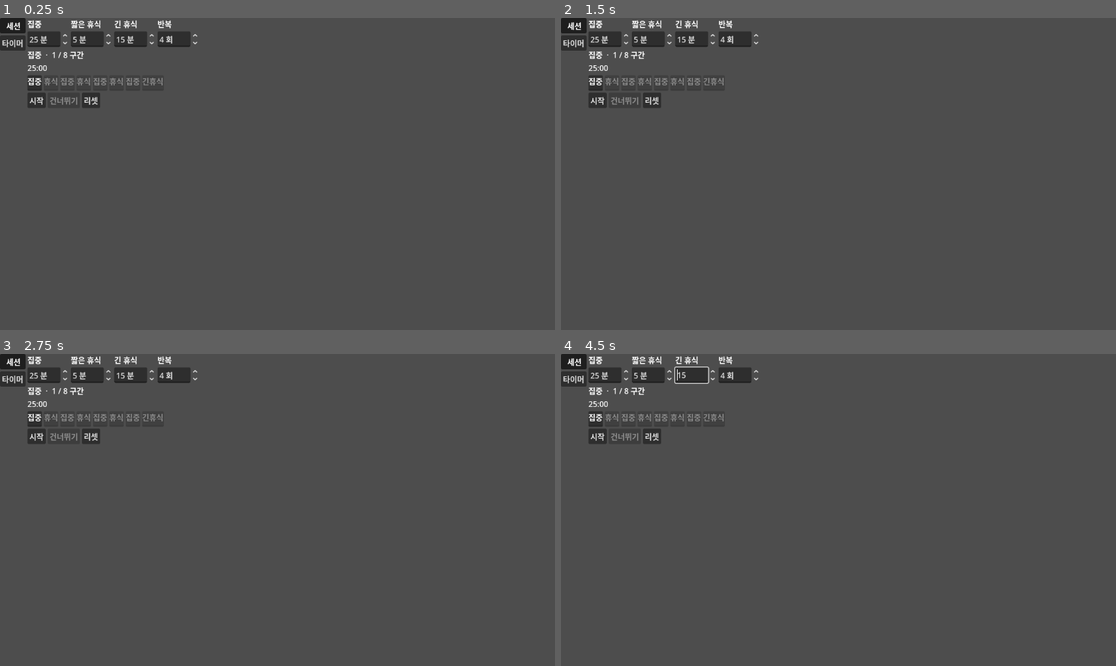
Above: before the commit, frames 1-4 (two rows, left to right).
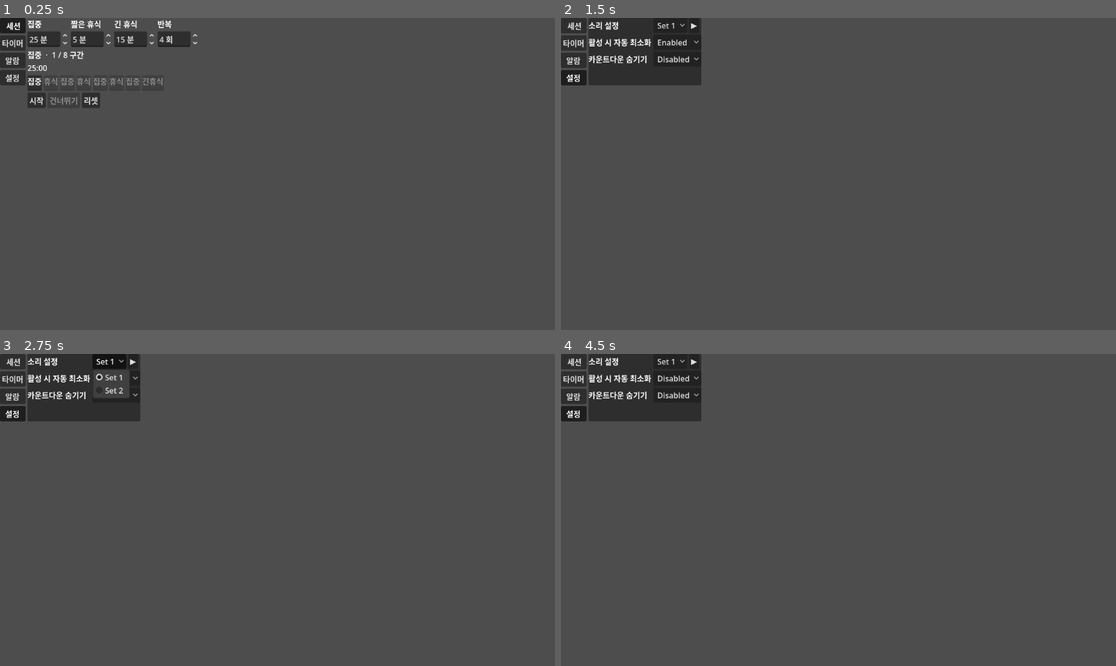
Above: after the commit, the same moments.

Repository: gee03143/voyager
Game: Godot game, scene res://scenes/timer/clock_tab.tscn
Same seed, same stepped clock (60 frames per second), same inputs: the game is played once before the commit and once after it. This scene is started directly instead of the project's main scene.
Inputs (mouse positions are in pixels of both pictures, inside the frame that each line leads up to):
- Up to frame 1 (0.25 s): no input
- Up to frame 2 (1.5 s): click (572, 61) at 0.5 s, where only the run after the commit has a clickable "알람"; click (572, 77) at 1.25 s, where only the run after the commit has a clickable "설정"
- Up to frame 3 (2.75 s): click (111, 360) at 2 s, where only the run after the commit has a clickable "Set 1"
- Up to frame 4 (4.5 s): click (694, 360) at 2.75 s, where only the run after the commit has a clickable "▶"; click (677, 378) at 3.5 s, where only the run after the commit has a clickable "Enabled"; click (677, 394) at 4.25 s, where only the run after the commit has a clickable "Disabled"

The runs differ from the first frame. In frame 1, 0.4% of the frame differs, in the area x 0-5%, y 11-22%; in frame 2, 4.6%; in frame 3, 4.3%; in frame 4, 4.6%, in the area x 0-36%, y 0-29%.

Commit message:
시계 메뉴에 설정 탭 추가
* 알람 시작/종료 시 효과음 설정
* 카운트다운 라벨 비지빌리티 설정
* 집중 시작 시 자동 최소화 옵션 설정
* 일반 타이머와 포모 타이머의 공통 로직을 ClockToolView로 이동

Diff:
--- /dev/null
+++ b/scenes/timer/AlarmRow.tscn
@@ -0,0 +1,42 @@
+[gd_scene format=3 uid="uid://bvhnacto7xgw8"]
+
+[ext_resource type="Script" uid="uid://cs63mhncy7ykh" path="res://scripts/timer/alarm/alarm_row.gd" id="1_24chh"]
+
+[node name="AlarmRow" type="PanelContainer" unique_id=930500851]
+offset_right = 40.0
+offset_bottom = 40.0
+script = ExtResource("1_24chh")
+
+[node name="HBox" type="HBoxContainer" parent="." unique_id=1347215076]
+layout_mode = 2
+
+[node name="HourSpin" type="SpinBox" parent="HBox" unique_id=239337183]
+layout_mode = 2
+min_value = 1.0
+max_value = 12.0
+value = 1.0
+
+[node name="MinuteSpin" type="SpinBox" parent="HBox" unique_id=864338635]
+layout_mode = 2
+max_value = 59.0
+
+[node name="AmPmOption" type="OptionButton" parent="HBox" unique_id=1802484407]
+layout_mode = 2
+selected = 0
+item_count = 2
+popup/item_0/text = "AM"
+popup/item_0/id = 0
+popup/item_1/text = "PM"
+popup/item_1/id = 1
+
+[node name="NameEdit" type="LineEdit" parent="HBox" unique_id=697522623]
+layout_mode = 2
+placeholder_text = "My Alarm"
+alignment = 3
+
+[node name="EnabledToggle" type="CheckButton" parent="HBox" unique_id=58698495]
+layout_mode = 2
+
+[node name="DeleteButton" type="Button" parent="HBox" unique_id=467228259]
+layout_mode = 2
+text = "X"
--- /dev/null
+++ b/scenes/timer/AlarmView.tscn
@@ -0,0 +1,17 @@
+[gd_scene format=3 uid="uid://bw6mwyph0cd2q"]
+
+[ext_resource type="Script" uid="uid://cxjdgyhcfybif" path="res://scripts/timer/alarm/alarm_view.gd" id="1_o5vqa"]
+
+[node name="AlarmView" type="VBoxContainer" unique_id=1237746273]
+offset_left = 68.0
+offset_top = 41.0
+offset_right = 108.0
+offset_bottom = 81.0
+script = ExtResource("1_o5vqa")
+
+[node name="List" type="VBoxContainer" parent="." unique_id=792546251]
+layout_mode = 2
+
+[node name="AddButton" type="Button" parent="." unique_id=1768961754]
+layout_mode = 2
+text = "새 알림 추가"
--- a/scenes/timer/clock_tab.tscn
+++ b/scenes/timer/clock_tab.tscn
@@ -3,6 +3,8 @@
 [ext_resource type="PackedScene" uid="uid://bt2r4k76lwg1r" path="res://scenes/timer/PromoTimer.tscn" id="1_7acyi"]
 [ext_resource type="Script" uid="uid://rqx7h6rhy827" path="res://scripts/timer/clock_tab.gd" id="1_x1od2"]
 [ext_resource type="PackedScene" uid="uid://jfww1o0hswu7" path="res://scenes/timer/NormalTimer.tscn" id="2_x1od2"]
+[ext_resource type="PackedScene" uid="uid://bw6mwyph0cd2q" path="res://scenes/timer/AlarmView.tscn" id="4_1c1or"]
+[ext_resource type="PackedScene" uid="uid://bixwrmbaykoda" path="res://scenes/timer/settings_view.tscn" id="5_j8guo"]
 
 [node name="ClockTab" type="HBoxContainer" unique_id=1281600236]
 offset_right = 40.0
@@ -20,6 +22,14 @@
 layout_mode = 2
 text = "타이머"
 
+[node name="AlarmButton" type="Button" parent="NavBar" unique_id=216339813]
+layout_mode = 2
+text = "알람"
+
+[node name="SettingButton" type="Button" parent="NavBar" unique_id=1844104058]
+layout_mode = 2
+text = "설정"
+
 [node name="Pages" type="TabContainer" parent="." unique_id=2083036606]
 layout_mode = 2
 current_tab = 0
@@ -33,3 +43,13 @@
 visible = false
 layout_mode = 2
 metadata/_tab_index = 1
+
+[node name="AlarmView" parent="Pages" unique_id=1237746273 instance=ExtResource("4_1c1or")]
+visible = false
+layout_mode = 2
+metadata/_tab_index = 2
+
+[node name="SettingsView" parent="Pages" unique_id=1076172766 instance=ExtResource("5_j8guo")]
+visible = false
+layout_mode = 2
+metadata/_tab_index = 3
--- /dev/null
+++ b/scenes/timer/settings_view.tscn
@@ -0,0 +1,57 @@
+[gd_scene format=3 uid="uid://bixwrmbaykoda"]
+
+[ext_resource type="Script" uid="uid://brjnvgbkk8wqd" path="res://scripts/timer/settings_view.gd" id="1_f40fm"]
+
+[node name="SettingsView" type="VBoxContainer" unique_id=1076172766]
+offset_right = 40.0
+offset_bottom = 40.0
+script = ExtResource("1_f40fm")
+
+[node name="Grid" type="GridContainer" parent="." unique_id=2027710573]
+layout_mode = 2
+columns = 2
+
+[node name="SoundLabel" type="Label" parent="Grid" unique_id=184301445]
+layout_mode = 2
+text = "소리 설정"
+
+[node name="SoundRow" type="HBoxContainer" parent="Grid" unique_id=953800017]
+layout_mode = 2
+
+[node name="SoundSetOption" type="OptionButton" parent="Grid/SoundRow" unique_id=1138641599]
+layout_mode = 2
+item_count = 2
+popup/item_0/text = "Set 1"
+popup/item_0/id = 0
+popup/item_1/text = "Set 2"
+popup/item_1/id = 1
+
+[node name="PreviewButton" type="Button" parent="Grid/SoundRow" unique_id=1694856664]
+layout_mode = 2
+text = "▶"
+
+[node name="Label" type="Label" parent="Grid" unique_id=1846822024]
+layout_mode = 2
+text = "활성 시 자동 최소화"
+
+[node name="AutoMinimizeOption" type="OptionButton" parent="Grid" unique_id=2135390619]
+layout_mode = 2
+selected = 1
+item_count = 2
+popup/item_0/text = "Disabled"
+popup/item_0/id = 0
+popup/item_1/text = "Enabled"
+popup/item_1/id = 1
+
+[node name="Label2" type="Label" parent="Grid" unique_id=955685233]
+layout_mode = 2
+text = "카운트다운 숨기기"
+
+[node name="HideCountdownOption" type="OptionButton" parent="Grid" unique_id=1413186036]
+layout_mode = 2
+selected = 0
+item_count = 2
+popup/item_0/text = "Disabled"
+popup/item_0/id = 0
+popup/item_1/text = "Enabled"
+popup/item_1/id = 1
--- a/scripts/data/app_settings.gd
+++ b/scripts/data/app_settings.gd
@@ -1,5 +1,7 @@
 class_name AppSettings
-extends RefCounted  #노드가 아닌 순수 데이터 객체(자동 메모리 관리)
+extends RefCounted
+
+signal changed                          # 설정 변경 → 저장 + 뷰 전파
 
 # 포모 세션 설정
 var focus_seconds: float = 25 * 60
@@ -8,6 +10,11 @@
 var total_focus_count: int = 4
 var timer_seconds: float = 5 * 60
 
+# 시계 탭 공통 세팅
+var hide_countdown: bool = false        # 카운트다운 숨기기
+var auto_minimize: bool = true         # 활성 시 자동 최소화 (플래그만, 효과는 Week 7)
+var sound_set: int = 0                 # 알람 소리 종류
+
 func to_dict() -> Dictionary:
 	return {
 		"focus_seconds": focus_seconds,
@@ -15,6 +22,9 @@
 		"long_break_seconds": long_break_seconds,
 		"total_focus_count": total_focus_count,
 		"timer_seconds": timer_seconds,
+		"hide_countdown": hide_countdown,
+		"auto_minimize": auto_minimize,
+		"sound_set": sound_set,
 	}
 
 func from_dict(d: Dictionary) -> void:
@@ -24,3 +34,6 @@
 	long_break_seconds = d.get("long_break_seconds", long_break_seconds)
 	total_focus_count = max(1, int(d.get("total_focus_count", total_focus_count)))
 	timer_seconds = d.get("timer_seconds", timer_seconds)
+	hide_countdown = bool(d.get("hide_countdown", hide_countdown))
+	auto_minimize = bool(d.get("auto_minimize", auto_minimize))
+	sound_set = int(d.get("sound_set", sound_set))
--- a/scripts/data/save.gd
+++ b/scripts/data/save.gd
@@ -4,17 +4,24 @@
 const VERSION := 1
 
 var settings := AppSettings.new()
+var alarms: Array[Alarm] = []
 
 func _ready() -> void:
 	if FileAccess.file_exists(SAVE_PATH):
 		load_game()
 	else:
 		save_game()
+	settings.changed.connect(save_game)
 
 func save_game() -> void:
+	var alarm_dicts := []
+	for a in alarms:
+		alarm_dicts.append(a.to_dict())
+
 	var data := {
 		"version": VERSION,
-		"settings": settings.to_dict()
+		"settings": settings.to_dict(),
+		"alarms": alarm_dicts,
 	}
 	var file := FileAccess.open(SAVE_PATH, FileAccess.WRITE)
 	if file == null:
@@ -39,3 +46,8 @@
 	var s = parsed.get("settings", {})
 	if typeof(s) == TYPE_DICTIONARY:
 		settings.from_dict(s)
+
+	alarms.clear()
+	for d in parsed.get("alarms", []):
+		if typeof(d) == TYPE_DICTIONARY:
+			alarms.append(Alarm.from_dict(d))
--- /dev/null
+++ b/scripts/timer/alarm/alarm.gd
@@ -0,0 +1,18 @@
+class_name Alarm
+extends RefCounted
+
+var hour: int = 8
+var minute: int = 0
+var enabled: bool = true
+var label: String = ""
+
+func to_dict() -> Dictionary:
+	return {"hour": hour, "minute": minute, "enabled": enabled, "label": label}
+
+static func from_dict(d: Dictionary) -> Alarm:
+	var a := Alarm.new()
+	a.hour = int(d.get("hour", 8))
+	a.minute = int(d.get("minute", 0))
+	a.enabled = bool(d.get("enabled", true))
+	a.label = str(d.get("label", ""))
+	return a
--- /dev/null
+++ b/scripts/timer/alarm/alarm_clock.gd
@@ -0,0 +1,29 @@
+class_name AlarmClock
+extends Node
+
+signal alarm_triggered(alarm: Alarm)
+
+var alarms: Array[Alarm] = []
+var _last_minute: int = -1
+
+func _ready() -> void:
+	_last_minute = _current_minute()    # 시작한 분은 발화 안 함
+
+	var t := Timer.new()
+	t.wait_time = 1.0
+	t.autostart = true
+	add_child(t)
+	t.timeout.connect(_check)
+
+func _current_minute() -> int:
+	var now := Time.get_time_dict_from_system()
+	return now.hour * 60 + now.minute
+
+func _check() -> void:
+	var m := _current_minute()
+	if m == _last_minute:
+		return                          # 같은 분 → 아무것도 안 함
+	_last_minute = m                    # 새 분 진입
+	for a in alarms:
+		if a.enabled and a.hour * 60 + a.minute == m:
+			alarm_triggered.emit(a)
--- /dev/null
+++ b/scripts/timer/alarm/alarm_row.gd
@@ -0,0 +1,42 @@
+class_name AlarmRow
+extends PanelContainer
+
+signal changed
+signal delete_requested(row: AlarmRow)
+
+@onready var hour_spin: SpinBox = $HBox/HourSpin
+@onready var minute_spin: SpinBox = $HBox/MinuteSpin
+@onready var ampm_option: OptionButton = $HBox/AmPmOption
+@onready var name_edit: LineEdit = $HBox/NameEdit
+@onready var enabled_toggle: CheckButton = $HBox/EnabledToggle
+@onready var delete_button: Button = $HBox/DeleteButton
+
+func _ready() -> void:
+	hour_spin.value_changed.connect(func(_v): changed.emit())
+	minute_spin.value_changed.connect(func(_v): changed.emit())
+	ampm_option.item_selected.connect(func(_i): changed.emit())
+	name_edit.text_changed.connect(func(_t): changed.emit())
+	enabled_toggle.toggled.connect(func(_p): changed.emit())
+	delete_button.pressed.connect(func(): delete_requested.emit(self))
+
+# Data -> UI
+func setup(alarm: Alarm) -> void:
+	var h12 := alarm.hour % 12
+	if h12 == 0:
+		h12 = 12
+	hour_spin.value = h12
+	minute_spin.value = alarm.minute
+	ampm_option.select(1 if alarm.hour >= 12 else 0)
+	name_edit.text = alarm.label
+	enabled_toggle.button_pressed = alarm.enabled
+
+# UI -> Data
+func get_data() -> Alarm:
+	var a := Alarm.new()
+	a.hour = int(hour_spin.value) % 12
+	if ampm_option.selected == 1:    # PM
+		a.hour += 12
+	a.minute = int(minute_spin.value)
+	a.enabled = enabled_toggle.button_pressed
+	a.label = name_edit.text
+	return a
--- /dev/null
+++ b/scripts/timer/alarm/alarm_view.gd
@@ -0,0 +1,63 @@
+extends VBoxContainer
+
+const ALARM_ROW := preload("res://scenes/timer/AlarmRow.tscn")
+const SAVE_DEBOUNCE := 0.5
+
+@onready var list: VBoxContainer = $List
+@onready var add_button: Button = $AddButton
+
+var _rows: Array[AlarmRow] = []
+var _save_timer: Timer
+var _alarm_clock: AlarmClock # 추후 알람 탭이 아닌 Autoload로 올려 앱 전역에서 알람 트리거 고려
+
+func _ready() -> void:
+	_save_timer = Timer.new()
+	_save_timer.one_shot = true
+	_save_timer.wait_time = SAVE_DEBOUNCE
+	add_child(_save_timer)
+	_save_timer.timeout.connect(func(): Save.save_game())
+
+	add_button.pressed.connect(_on_add_pressed)
+
+	for alarm in Save.alarms:        # 저장된 알람 복원
+		_add_row(alarm)
+
+	_alarm_clock = AlarmClock.new()
+	add_child(_alarm_clock)
+	_alarm_clock.alarms = Save.alarms
+	_alarm_clock.alarm_triggered.connect(_on_alarm_triggered)
+
+func _add_row(alarm: Alarm) -> void:
+	var row := ALARM_ROW.instantiate() as AlarmRow
+	list.add_child(row)              # 트리에 먼저 → @onready 준비
+	row.setup(alarm)                 # (changed 연결 '전'이라 setup 이 저장 안 유발)
+	row.changed.connect(_on_list_changed)
+	row.delete_requested.connect(_on_row_delete)
+	_rows.append(row)
+
+func _on_add_pressed() -> void:
+	_add_row(_new_alarm_now())            # 현재 시각으로 새 알
+	_on_list_changed()                    # 새 알람 저장
+
+func _new_alarm_now() -> Alarm:
+	var now := Time.get_time_dict_from_system()   # {hour, minute, second} (24시간)
+	var a := Alarm.new()
+	a.hour = now.hour
+	a.minute = now.minute
+	return a
+
+func _on_row_delete(row: AlarmRow) -> void:
+	_rows.erase(row)
+	row.queue_free()
+	_on_list_changed()
+
+func _on_list_changed() -> void:
+	# 행 전체 → Save.alarms 스냅샷 (메모리 즉시)
+	Save.alarms.clear()
+	for r in _rows:
+		Save.alarms.append(r.get_data())
+	_save_timer.start()              # 디스크 저장은 디바운스
+
+func _on_alarm_triggered(alarm: Alarm) -> void:
+	Sound.play_set(Save.settings.sound_set)
+	print("[알람] %02d:%02d  %s" % [alarm.hour, alarm.minute, alarm.label])
--- /dev/null
+++ b/scripts/timer/clock_tool_view.gd
@@ -0,0 +1,23 @@
+class_name ClockToolView
+extends Control
+
+@onready var display: CountdownDisplay = $VBox/Display
+
+# 하위 클래스가 _ready 에서 호출
+func _init_clock_tool() -> void:
+	Save.settings.changed.connect(_apply_settings)
+	_apply_settings()
+
+func _apply_settings() -> void:
+	display.visible = not Save.settings.hide_countdown
+
+func _try_minimize() -> void:
+	if _is_active() and Save.settings.auto_minimize:
+		print("[자동 최소화] 미니 모드로 전환 (Week 7 구현 예정)")
+
+func _play_alert() -> void:
+	Sound.play_set(Save.settings.sound_set)
+
+# 하위 클래스가 override — 활성(돌고 있는지) 판단
+func _is_active() -> bool:
+	return false
--- a/scripts/timer/normaltimer/timer_view.gd
+++ b/scripts/timer/normaltimer/timer_view.gd
@@ -1,9 +1,8 @@
-extends Control
+extends ClockToolView
 
 @onready var hours_spin: SpinBox = $VBox/TimeInput/HoursSpin
 @onready var minutes_spin: SpinBox = $VBox/TimeInput/MinutesSpin
 @onready var seconds_spin: SpinBox = $VBox/TimeInput/SecondsSpin
-@onready var display: CountdownDisplay = $VBox/Display
 @onready var start_button: Button = $VBox/Buttons/StartButton
 @onready var reset_button: Button = $VBox/Buttons/ResetButton
 
@@ -29,6 +28,8 @@
 
 	_apply_duration()
 
+	_init_clock_tool()
+
 func _input_seconds() -> float:
 	return hours_spin.value * 3600.0 + minutes_spin.value * 60.0 + seconds_spin.value
 
@@ -50,6 +51,8 @@
 		_timer.start()
 		if not was_started and _timer.started:
 			_save_settings()
+			_play_alert()
+			_try_minimize()
 	_refresh_controls()
 
 func _save_settings() -> void:
@@ -66,6 +69,7 @@
 func _on_finished() -> void:
 	print("타이머 완료!")
 	_refresh_controls()
+	_play_alert()
 
 func _refresh_controls() -> void:
 	var running := _timer.is_running()
@@ -77,3 +81,6 @@
 	hours_spin.editable = is_standby
 	minutes_spin.editable = is_standby
 	seconds_spin.editable = is_standby
+
+func _is_active() -> bool:
+	return _timer.is_running()
--- a/scripts/timer/pomo/pomodoro_view.gd
+++ b/scripts/timer/pomo/pomodoro_view.gd
@@ -1,10 +1,9 @@
-extends Control
+extends ClockToolView
 
 const SEGMENT_CHIP := preload("res://scenes/timer/PomoSegmentChip.tscn")
 
 @onready var pomodoro: Pomodoro = $Pomodoro
 @onready var phase_label: Label = $VBox/PhaseLabel
-@onready var display: CountdownDisplay = $VBox/Display
 @onready var timeline: HBoxContainer = $VBox/Timeline
 @onready var start_button: Button = $VBox/Buttons/StartButton
 @onready var skip_button: Button = $VBox/Buttons/SkipButton
@@ -39,6 +38,8 @@
 
 	_configure_pomodoro()
 
+	_init_clock_tool()
+
 func _configure_pomodoro() -> void:
 	pomodoro.focus_seconds = focus_spin.value * 60.0
 	pomodoro.short_break_seconds = short_break_spin.value * 60.0
@@ -66,6 +67,8 @@
 		pomodoro.start()
 		if fresh:
 			_save_settings()
+			_play_alert()
+			_try_minimize()
 	_refresh_controls()
 
 func _on_skip_pressed() -> void:
@@ -97,6 +100,7 @@
 	display.render(0.0)
 	_update_chip_states()
 	_refresh_controls()
+	_play_alert()
 
 func _refresh_controls() -> void:
 	start_button.text = "일시정지" if pomodoro.is_running() else "시작"
@@ -140,3 +144,6 @@
 		Pomodoro.SegmentType.LONG_BREAK:
 			return "긴 휴식"
 	return "집중"
+
+func _is_active() -> bool:
+	return pomodoro.is_running()
--- /dev/null
+++ b/scripts/timer/settings_view.gd
@@ -0,0 +1,34 @@
+extends VBoxContainer
+
+@onready var auto_minimize_option: OptionButton = $Grid/AutoMinimizeOption
+@onready var hide_countdown_option: OptionButton = $Grid/HideCountdownOption
+@onready var sound_set_option: OptionButton = $Grid/SoundRow/SoundSetOption
+@onready var preview_button: Button = $Grid/SoundRow/PreviewButton
+
+# Called when the node enters the scene tree for the first time.
+func _ready() -> void:
+	# 초기값 = Save (select 는 item_selected 를 안 쏘므로 순서 무관)
+	auto_minimize_option.select(1 if Save.settings.auto_minimize else 0)
+	hide_countdown_option.select(1 if Save.settings.hide_countdown else 0)
+
+	auto_minimize_option.item_selected.connect(_on_auto_minimize)
+	hide_countdown_option.item_selected.connect(_on_hide_countdown)
+
+	sound_set_option.select(Save.settings.sound_set)
+	sound_set_option.item_selected.connect(_on_sound_set)
+	preview_button.pressed.connect(_on_preview)
+
+func _on_auto_minimize(idx: int) -> void:
+	Save.settings.auto_minimize = (idx == 1)
+	Save.settings.changed.emit()        # → 자동 저장 (TODO: 실제 효과 구현 Week7)
+
+func _on_hide_countdown(idx: int) -> void:
+	Save.settings.hide_countdown = (idx == 1)
+	Save.settings.changed.emit()        # → 자동 저장 + 뷰 전파
+
+func _on_sound_set(idx: int) -> void:
+	Save.settings.sound_set = idx
+	Save.settings.changed.emit()        # 저장
+
+func _on_preview() -> void:
+	Sound.play_set(sound_set_option.selected)   # 현재 선택 미리듣기
Not shown, added: scripts/timer/alarm/alarm.gd.uid
Not shown, added: scripts/timer/alarm/alarm_clock.gd.uid
Not shown, added: scripts/timer/alarm/alarm_row.gd.uid
Not shown, added: scripts/timer/alarm/alarm_view.gd.uid
Not shown, added: scripts/timer/clock_tool_view.gd.uid
Not shown, added: scripts/timer/settings_view.gd.uid
